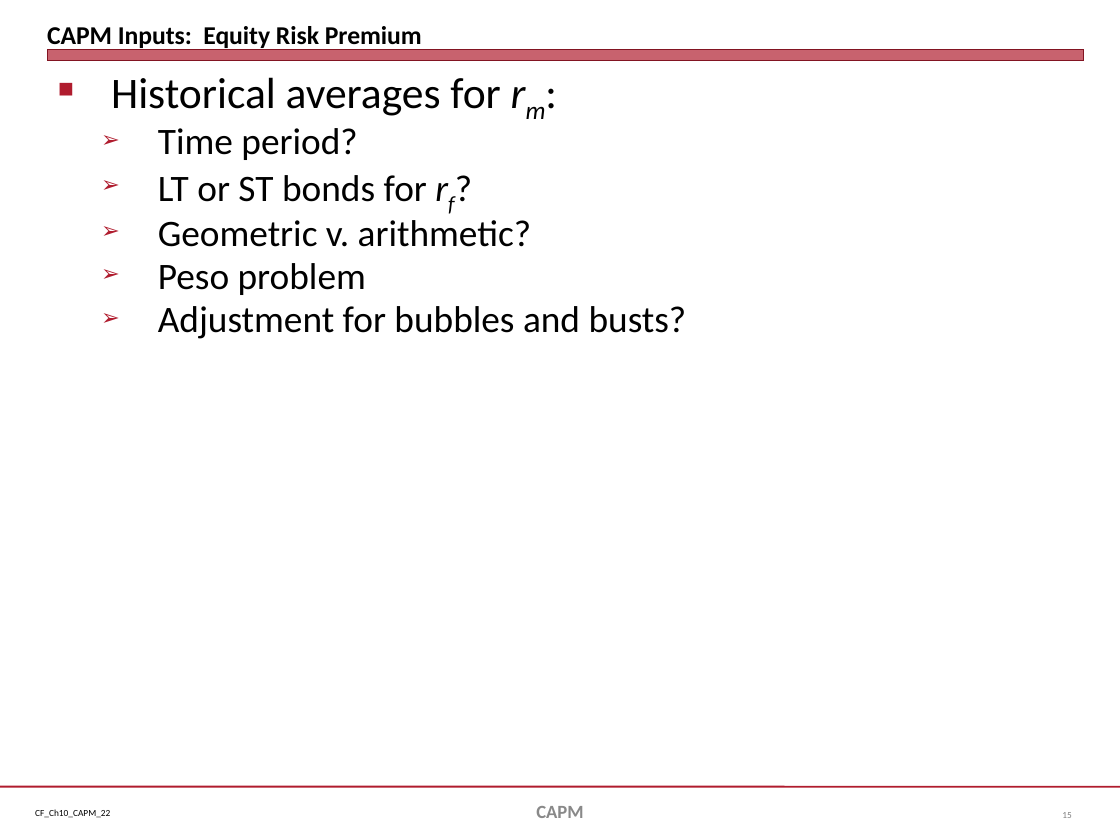
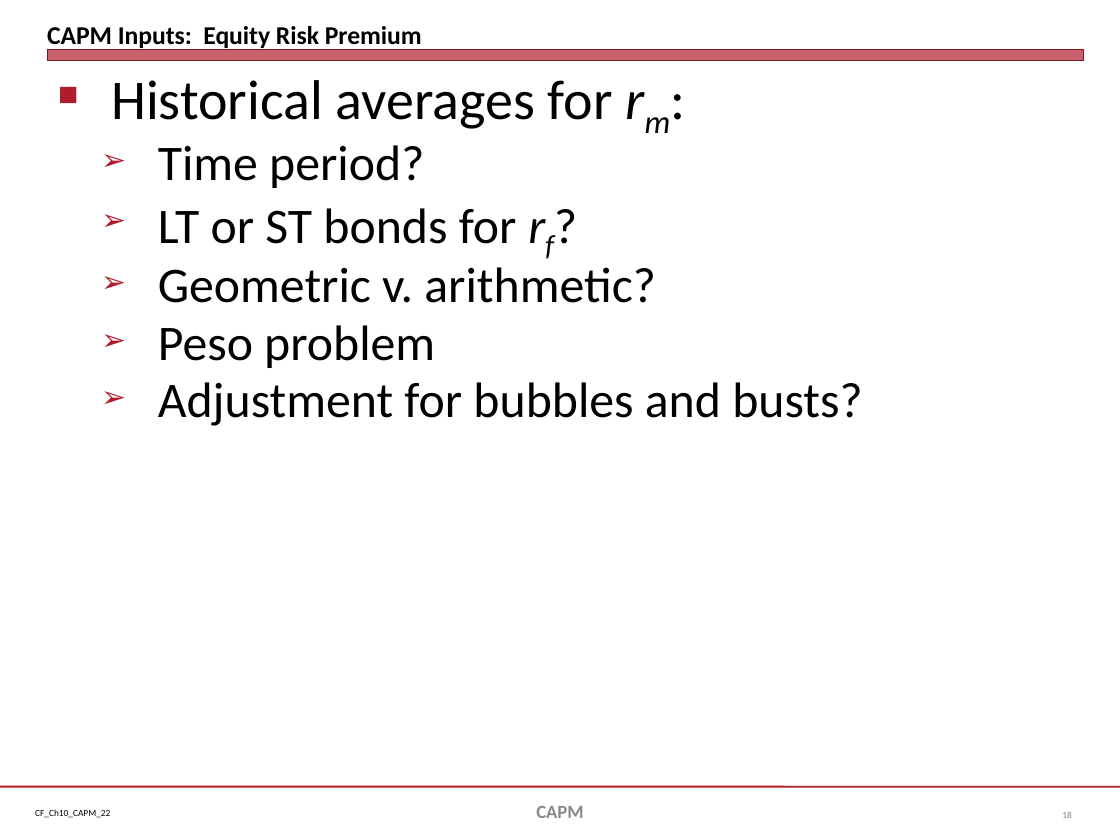
Before and after one commit to jmc877/Corporate-Finance, a slide deck: slide 18 of slides/CF_Ch10_CAPM_22.pptx (slide 15 before the commit). Drawn at 1120x840 pixels with LibreOffice and Linux fonts; fonts in the diff are those of the drawing. Boxes give left, top, right and bottom in pixels: in the first picture for what was removed or moved away, otherwise in the second. Text is boxed around its words. In the diff, an @@ line names an element or a change of style, - is before the commit and + after.

```diff
--- a/slides/CF_Ch10_CAPM_22.pptx
+++ b/slides/CF_Ch10_CAPM_22.pptx
@@ text "Historical averages for rm:" at <box>111,80,862,426</box>: size 28 to 36 pt in "Historical averages for rm:"; size 24 to 32 pt in "Time period?", "LT or ST bonds for rf?", "Geometric v. arithmetic?", "Peso problem" and 1 more places; more space between paragraphs @@
```
Also in this commit, not shown: 7 other slides changed, 14 slides removed, 4 other files.
